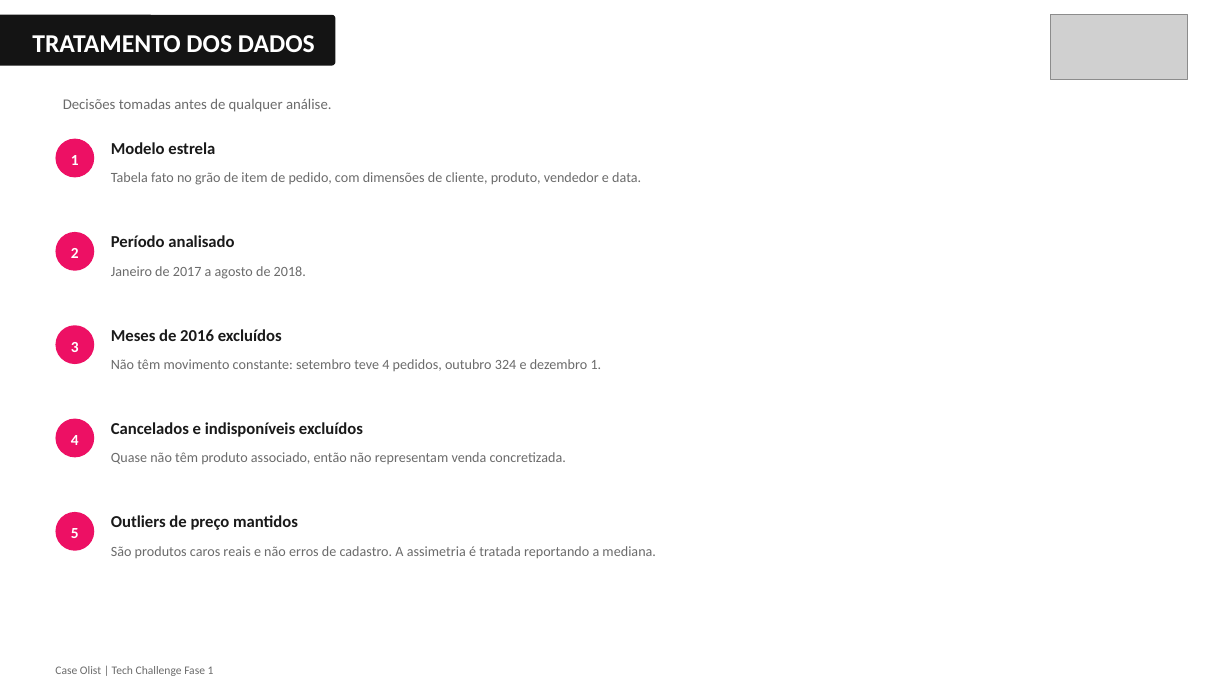
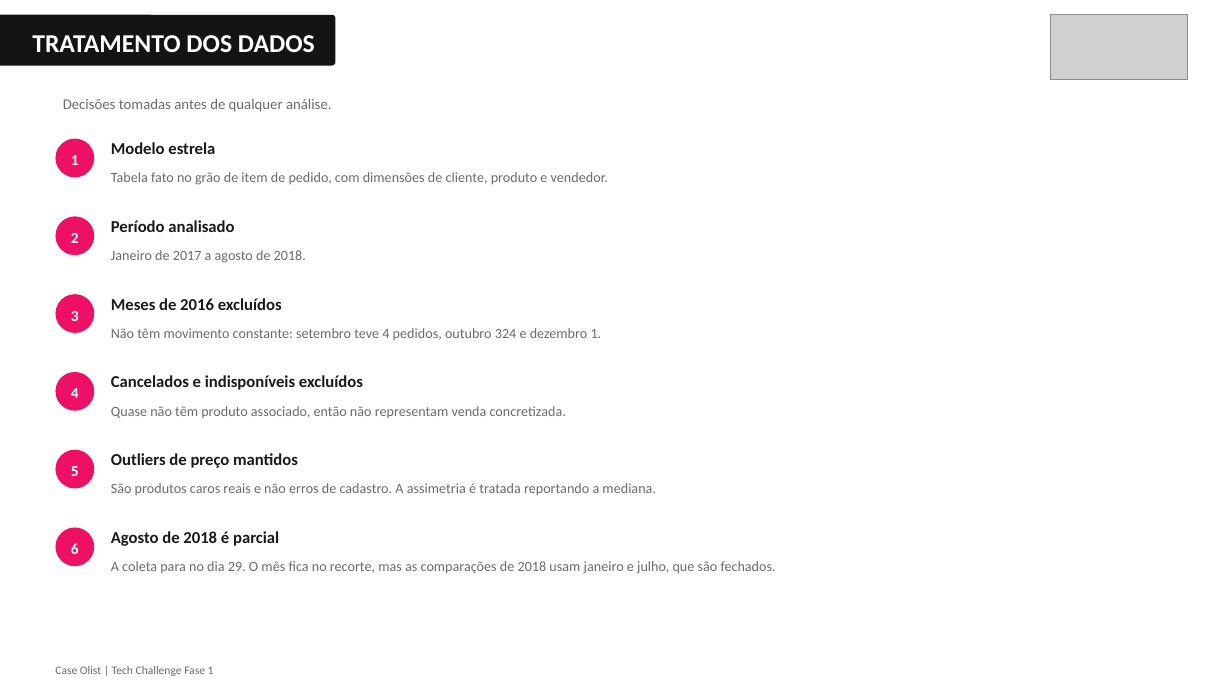
Before and after one commit to evanioac-web/tech-challenge-fase1-olist, a slide deck: slide 3 of reports/apresentacao_crescimento_receita.pptx. Drawn at 1232x693 pixels with LibreOffice and Linux fonts; fonts in the diff are those of the drawing; grey boxes stand for pictures. Boxes give left, top, right and bottom in pixels: in the first picture for what was removed or moved away, otherwise in the second. Text is boxed around its words. In the diff, an @@ line names an element or a change of style, - is before the commit and + after.

Commit message:
Corrige o uso de agosto de 2018, a afirmacao sobre a Black Friday e os pontos da revisao tecnica

```diff
--- a/reports/apresentacao_crescimento_receita.pptx
+++ b/reports/apresentacao_crescimento_receita.pptx
@@ text at (111, 172, 608, 185): text changed @@
-Tabela fato no grão de item de pedido, com dimensões de cliente, produto, vendedor e data.
+Tabela fato no grão de item de pedido, com dimensões de cliente, produto e vendedor.
@@ 3 texts, 1 ellipse: place and size @@
-3 texts, 1 ellipse at (55, 232, 306, 279)
+3 texts, 1 ellipse at (55, 216, 306, 263)
@@ 3 texts, 1 ellipse: place and size @@
-3 texts, 1 ellipse at (55, 325, 602, 371)
+3 texts, 1 ellipse at (55, 294, 602, 340)
@@ 3 texts, 1 ellipse: place and size @@
-3 texts, 1 ellipse at (55, 419, 566, 464)
+3 texts, 1 ellipse at (55, 372, 566, 418)
@@ 3 texts, 1 ellipse: place and size @@
-3 texts, 1 ellipse at (55, 512, 656, 558)
+3 texts, 1 ellipse at (55, 450, 656, 495)
@@ ellipse added at (55, 528, 94, 567), fill #ED1064 @@
@@ text added at (111, 531, 279, 546), 13 pt, text #1A1A1A, bold @@
+Agosto de 2018 é parcial
@@ text added at (71, 543, 79, 554), 12 pt, text #FFFFFF, bold @@
+6
@@ text added at (111, 561, 776, 574), 11 pt, text #6B6B6B @@
+A coleta para no dia 29. O mês fica no recorte, mas as comparações de 2018 usam janeiro e julho, que são fechados.
```
Also in this commit, not shown: 6 other slides changed, 9 other files.
